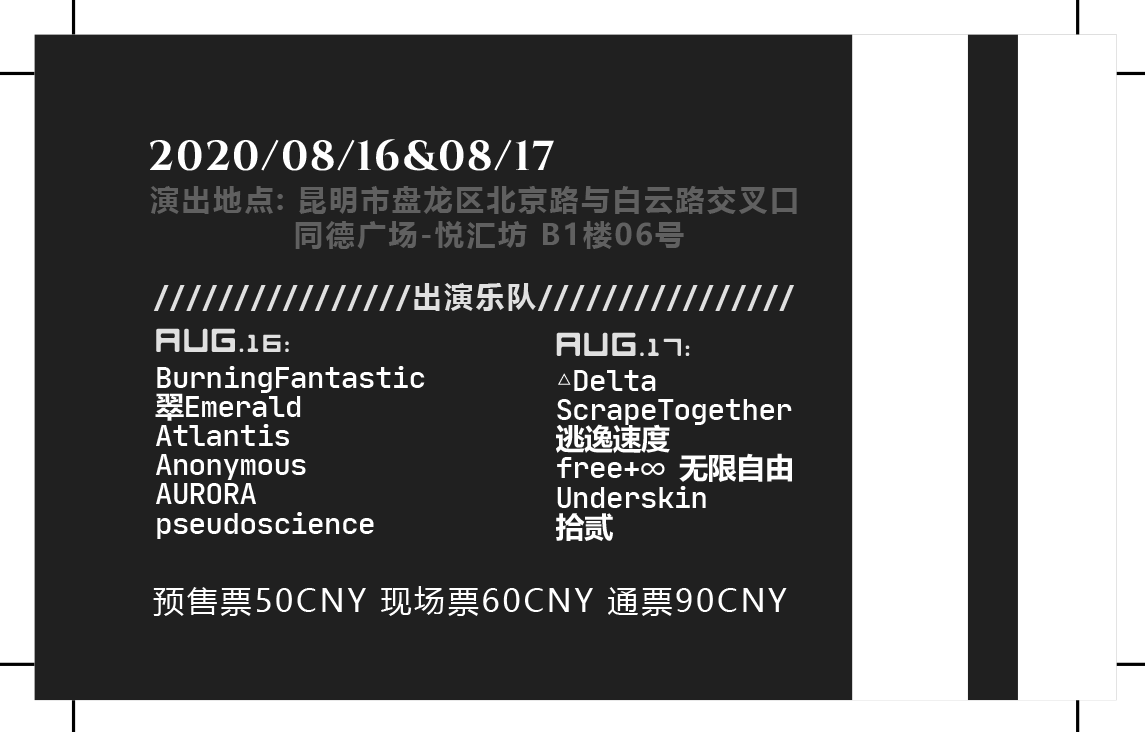
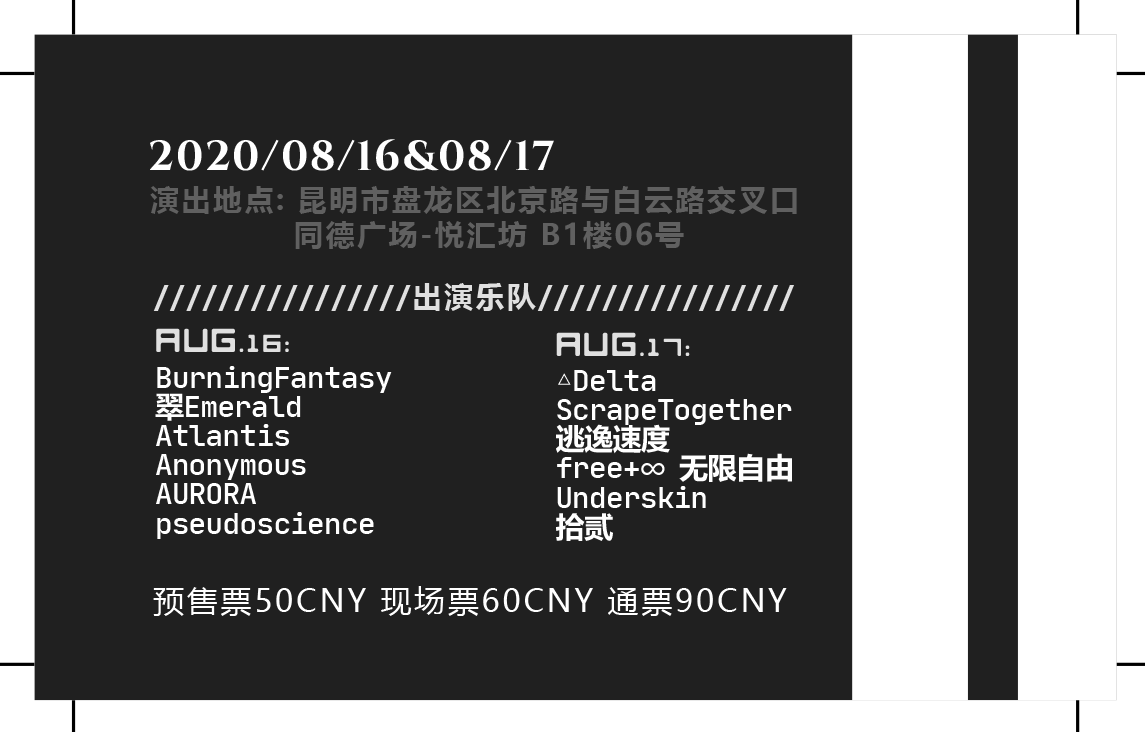
The second 1145×732 image is a revision of the first. Changes to its layers:
renamed "BurningFantastic 翠Emerald Atlantis Anonymous AURORA pseudoscien" to "BurningFantasy 翠Emerald Atlantis Anonymous AURORA pseudoscience", painted on it over [376, 366, 425, 393]
